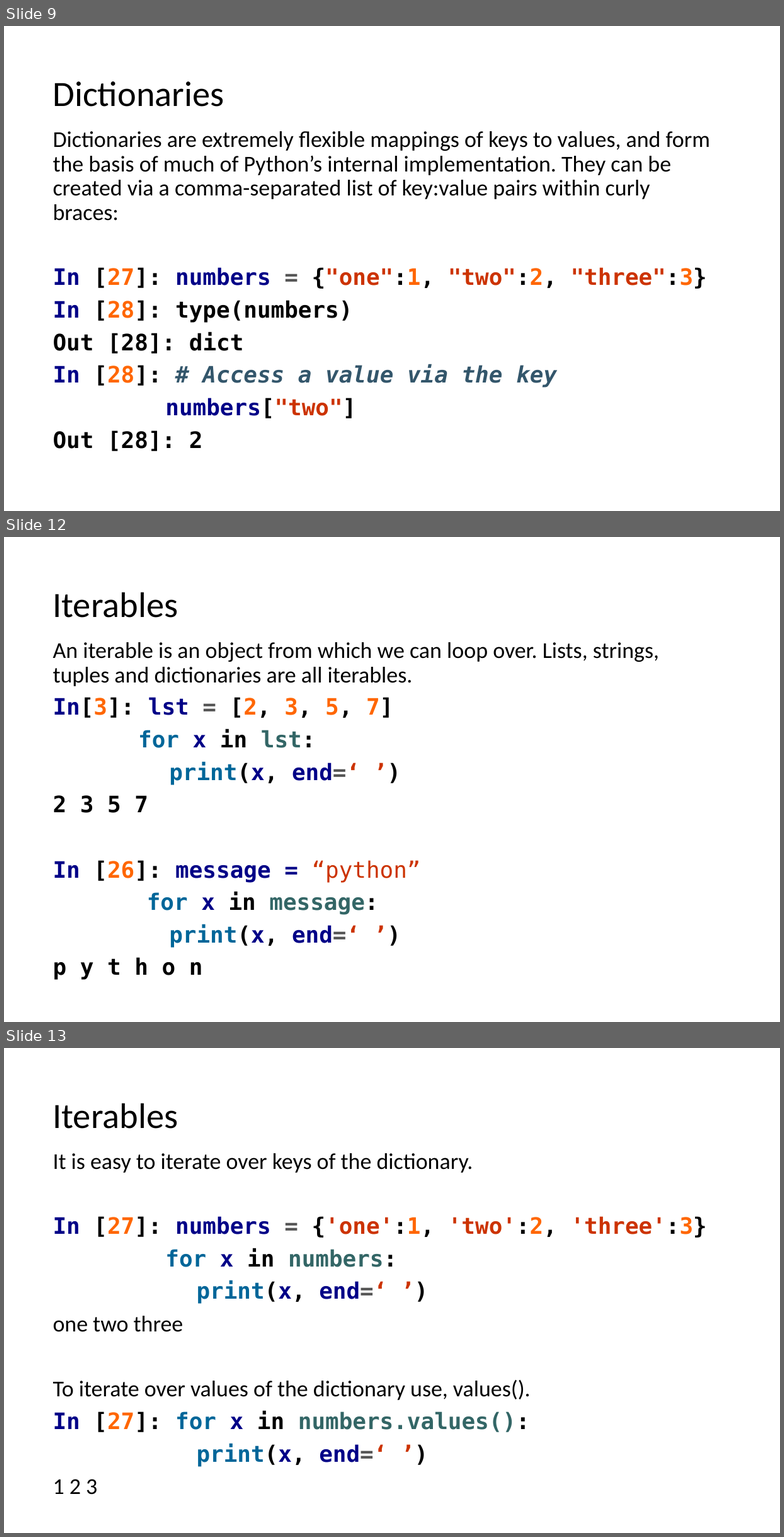
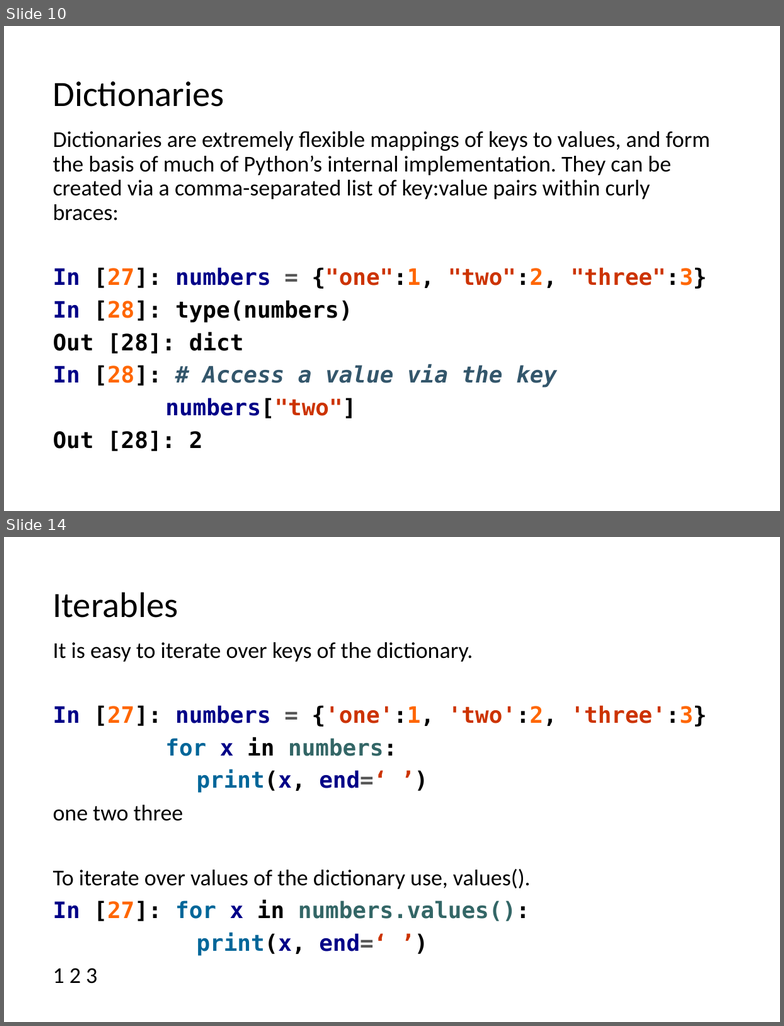
Before and after one commit to LongBaoNguyen/longbaonguyen.github.io, a slide deck: courses/apcsp/lect7.pptx. Shown one above the other, each under a label of ours: slides 9, 12 and 13 before the commit, slides 10 and 14 after it; the slides between them are not shown. The pictures are 784x1537 and 784x1026 pixels, drawn with LibreOffice and Linux fonts; fonts in the diff are those of the drawing. Boxes give left, top, right and bottom in pixels: in the first picture for what was removed or moved away, otherwise in the second. Text is boxed around its words. In the diff, an @@ line names an element or a change of style, - is before the commit and + after.

```diff
--- a/courses/apcsp/lect7.pptx
+++ b/courses/apcsp/lect7.pptx
@@ slide 12 removed at bbox=[4, 537, 780, 1022], background #FFFFFF @@
@@ title removed at bbox=[53, 592, 179, 618] @@
-Iterables
@@ text removed at bbox=[53, 642, 659, 980] @@
-An iterable is an object from which we can loop over. Lists, strings, tuples and dictionaries are all iterables.
-In[3]: lst = [2, 3, 5, 7]
-for x in lst:
-print(x, end=‘ ’)
-2 3 5 7
-In [26]: message = “python”
-for x in message:
-print(x, end=‘ ’)
-p y t h o n
@@ what was slide 9 is now slide 10 @@
@@ what was slide 13 is now slide 14 @@
```
Also in this commit, not shown: 6 slides changed, 2 slides added, 3 other slides removed, 2 other files.
